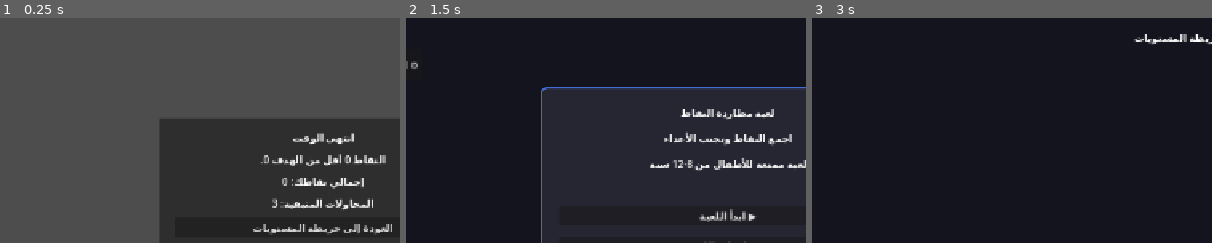
Above: before the commit, frames 1-3 (left to right).
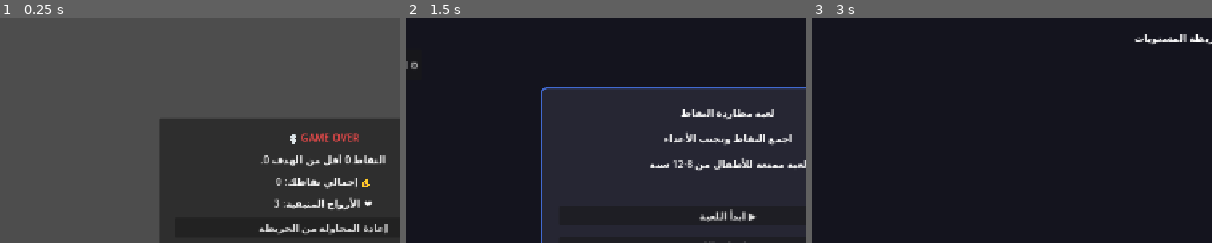
Above: after the commit, the same moments.

Repository: hamzabasem900-source/game
Game: Godot game, scene res://scenes/results.tscn
Same seed, same stepped clock (60 frames per second), same inputs: the game is played once before the commit and once after it. This scene is started directly instead of the project's main scene.
Inputs:
- Up to frame 1 (0.25 s): no input
- Up to frame 2 (1.5 s): click "العودة إلى خريطة المستويات" (after the commit: "إعادة المحاولة من الخريطة") at 0.5 s; click "◀️ عودة" at 1.25 s
- Up to frame 3 (3 s): click "⚙️ الإعدادات" at 2 s; click "▶️ ابدأ اللعبة" at 2.75 s
The pictures show only the part of the screen within x 10-60%, y 0-50%; the shares and areas given below are measured in that part.

The runs differ from the first frame. In frame 1, 2.4% of the frame differs, in the area x 63-98%, y 51-97%; in frame 2, less than 0.1%; in frame 3, nothing differs.

Commit message:
Show explicit WIN/GAME OVER results on level end

Diff:
--- a/scripts/game.gd
+++ b/scripts/game.gd
@@ -56,8 +56,7 @@
 func _on_player_hit() -> void:
 	GameState.lose_attempt()
 	if GameState.attempts_left <= 0:
-		AudioManager.play_end()
-		get_tree().change_scene_to_file("res://scenes/main_menu.tscn")
+		_show_results(false, true)
 		return
 	get_tree().reload_current_scene()
 
@@ -68,17 +67,21 @@
 		_finish_level()
 
 func _finish_level() -> void:
-	countdown.stop()
 	var target: int = int(level_data.target)
 	var passed := score_in_level >= target
+	_show_results(passed, false, target)
+
+func _show_results(passed: bool, game_over: bool, target: int = -1) -> void:
+	countdown.stop()
 	if passed:
 		GameState.register_level_win()
 	AudioManager.play_end()
 	var result_scene: PackedScene = preload("res://scenes/results.tscn")
 	var result_instance: Control = result_scene.instantiate()
 	result_instance.set_meta("passed", passed)
+	result_instance.set_meta("game_over", game_over)
 	result_instance.set_meta("level_score", score_in_level)
-	result_instance.set_meta("target", target)
+	result_instance.set_meta("target", target if target >= 0 else int(level_data.target))
 	get_tree().root.add_child(result_instance)
 	queue_free()
 
--- a/scripts/results.gd
+++ b/scripts/results.gd
@@ -2,22 +2,37 @@
 
 func _ready() -> void:
 	var passed: bool = bool(get_meta("passed", false))
+	var game_over: bool = bool(get_meta("game_over", false))
 	var level_score: int = int(get_meta("level_score", 0))
 	var target: int = int(get_meta("target", 0))
 
-	if passed:
-		$Panel/VBoxContainer/TitleLabel.text = "نجاح!"
+	if game_over:
+		$Panel/VBoxContainer/TitleLabel.text = "💀 GAME OVER"
+		$Panel/VBoxContainer/TitleLabel.add_theme_color_override("font_color", Color(1.0, 0.3, 0.3))
+		$Panel/VBoxContainer/MessageLabel.text = "انتهت الأرواح. نقاطك في هذا المستوى: %d." % level_score
+		$Panel/VBoxContainer/MapButton.text = "إعادة من البداية"
+	elif passed:
+		$Panel/VBoxContainer/TitleLabel.text = "🏆 YOU WIN"
+		$Panel/VBoxContainer/TitleLabel.add_theme_color_override("font_color", Color(0.25, 1.0, 0.45))
 		$Panel/VBoxContainer/MessageLabel.text = "أحرزت %d نقطة (الهدف: %d)." % [level_score, target]
+		$Panel/VBoxContainer/MapButton.text = "المستوى التالي / الخريطة"
 	else:
-		$Panel/VBoxContainer/TitleLabel.text = "انتهى الوقت"
+		$Panel/VBoxContainer/TitleLabel.text = "💀 GAME OVER"
+		$Panel/VBoxContainer/TitleLabel.add_theme_color_override("font_color", Color(1.0, 0.3, 0.3))
 		$Panel/VBoxContainer/MessageLabel.text = "النقاط %d أقل من الهدف %d." % [level_score, target]
+		$Panel/VBoxContainer/MapButton.text = "إعادة المحاولة من الخريطة"
 
-	$Panel/VBoxContainer/TotalLabel.text = "إجمالي نقاطك: %d" % GameState.total_score
-	$Panel/VBoxContainer/AttemptsLabel.text = "المحاولات المتبقية: %d" % GameState.attempts_left
+	$Panel/VBoxContainer/TotalLabel.text = "💰 إجمالي نقاطك: %d" % GameState.total_score
+	$Panel/VBoxContainer/AttemptsLabel.text = "❤️ الأرواح المتبقية: %d" % GameState.attempts_left
 	$Panel/VBoxContainer/MapButton.pressed.connect(_on_map_pressed)
 	$Panel/VBoxContainer/MenuButton.pressed.connect(_on_menu_pressed)
 
 func _on_map_pressed() -> void:
+	var game_over: bool = bool(get_meta("game_over", false))
+	if game_over:
+		GameState.reset_run()
+		get_tree().change_scene_to_file("res://scenes/main_menu.tscn")
+		return
 	if GameState.run_completed():
 		GameState.reset_run()
 		get_tree().change_scene_to_file("res://scenes/main_menu.tscn")
